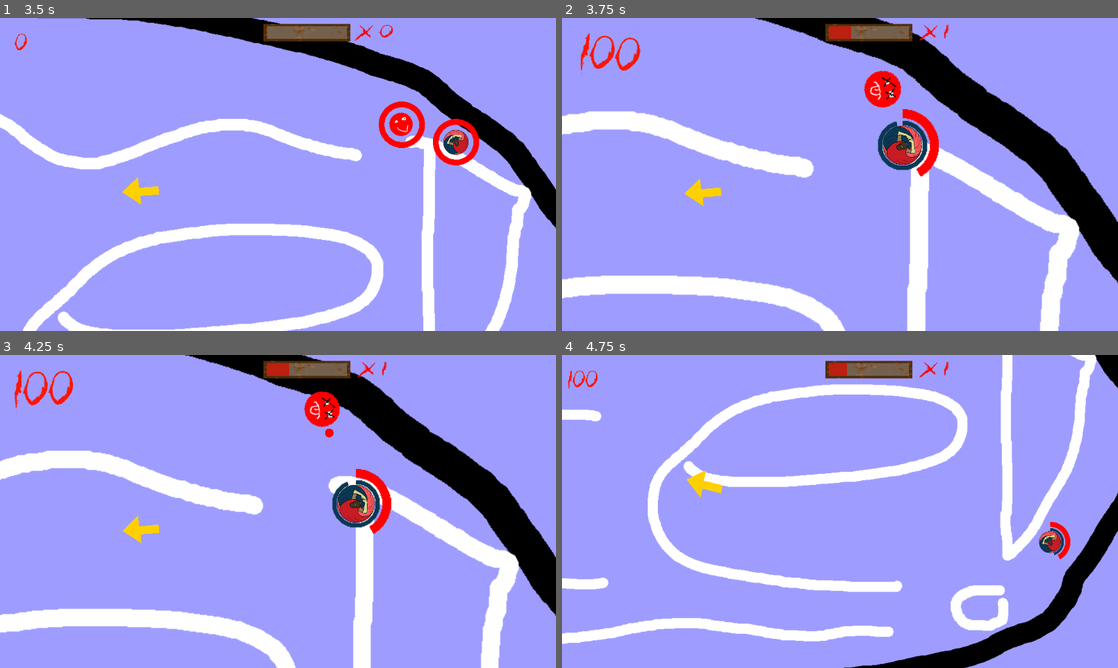
Above: before the commit, frames 1-4 (two rows, left to right).
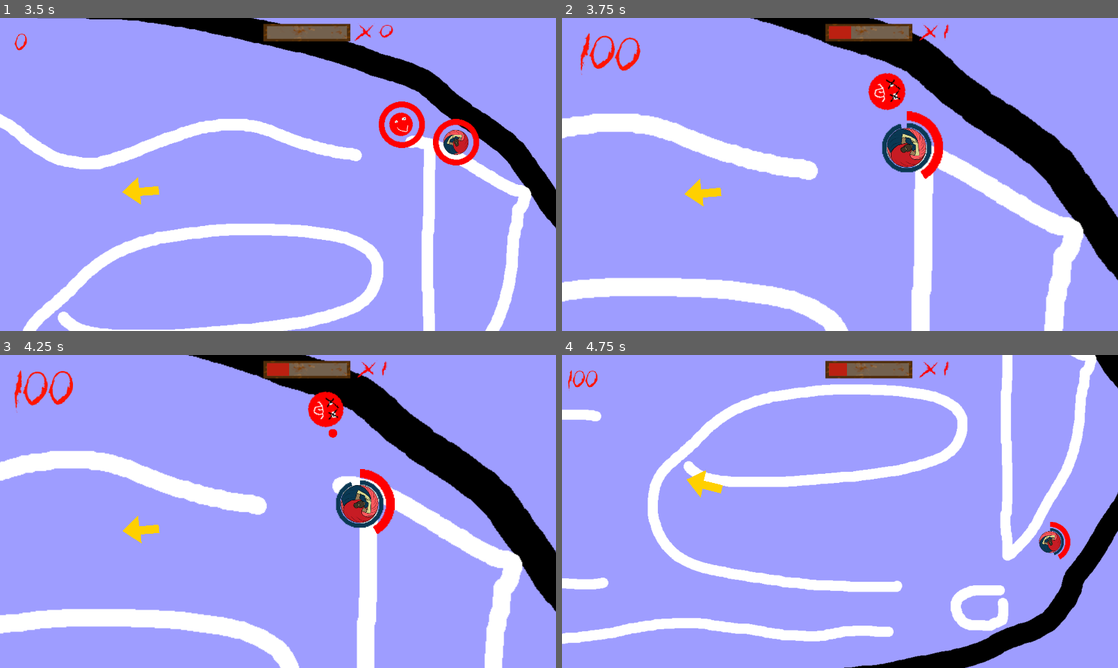
Above: after the commit, the same moments.

Repository: Junber/LD-47
Game: Godot game, scene res://Scenes/Root.tscn
The game is run twice, just before and just after one commit, with the same random seed, the same clock (stepped at 60 frames per second) and the same inputs. Sound files missing from this copy of the repository are replaced by a short silence.
Inputs (mouse positions are in pixels of both pictures, inside the frame that each line leads up to):
- Up to frame 1 (3.5 s): move the mouse to (400, 158) at 0.52 s; hold D (move_right) 0.53-1.28 s; tap Space (boost) every 0.75 s from 0.6 to 2.85 s; click (400, 158) at 0.67 s; move the mouse to (166, 190) at 1.27 s; hold S (move_down) 1.28-2.03 s; move the mouse to (333, 105) at 2.02 s; hold D (move_right) 2.03-2.78 s; move the mouse to (250, 237) at 2.77 s; hold W (move_up) from 2.78 s (still down); click (250, 237) at 2.92 s
- Up to frame 2 (3.75 s): move the mouse to (1006, 221) at 3.52 s; release W (move_up) at 3.53 s; hold A (move_left) from 3.53 s (still down); tap Space (boost) at 3.6 s
- Up to frame 3 (4.25 s): keep holding A (move_left)
- Up to frame 4 (4.75 s): keep holding A (move_left); move the mouse to (673, 464) at 4.27 s; tap Space (boost) at 4.35 s

Frame 1 is identical in both runs. In frame 2, 5.5% of the frame differs, in the area x 0-100%, y 0-100%; in frame 3, 5.0%; in frame 4, nothing differs.

Commit message:
copypaste screenshaker

Diff:
--- a/Scenes/Player.tscn
+++ b/Scenes/Player.tscn
@@ -7,6 +7,7 @@
 [ext_resource path="res://Resources/Graphics/PlayerDead.png" type="Texture" id=5]
 [ext_resource path="res://Scripts/PlayerCamera.gd" type="Script" id=6]
 [ext_resource path="res://Resources/Graphics/ActiveShieldENGAGED.png" type="Texture" id=7]
+[ext_resource path="res://Scripts/Screenshaker.gd" type="Script" id=8]
 
 [node name="Player" instance=ExtResource( 3 )]
 scale = Vector2( 2, 2 )
@@ -72,5 +73,13 @@
 "_editor_description_": ""
 }
 
-[node name="ScreenshakeTimer" type="Timer" parent="PlayerCamera" index="0"]
-wait_time = 0.1
+[node name="Screenshaker" type="Node" parent="PlayerCamera" index="0"]
+script = ExtResource( 8 )
+
+[node name="ShakeTween" type="Tween" parent="PlayerCamera/Screenshaker" index="0"]
+
+[node name="Frequency" type="Timer" parent="PlayerCamera/Screenshaker" index="1"]
+
+[node name="Duration" type="Timer" parent="PlayerCamera/Screenshaker" index="2"]
+[connection signal="timeout" from="PlayerCamera/Screenshaker/Frequency" to="PlayerCamera/Screenshaker" method="_on_Frequency_timeout"]
+[connection signal="timeout" from="PlayerCamera/Screenshaker/Duration" to="PlayerCamera/Screenshaker" method="_on_Duration_timeout"]
--- a/Scripts/Player.gd
+++ b/Scripts/Player.gd
@@ -21,6 +21,11 @@
 var bulletScene = load("res://Scenes/Bullet.tscn")
 
 var bulletsLeft = 0
+
+func changeHealth(amount):
+	if amount < 0:
+		$PlayerCamera.startScreenshake()
+	.changeHealth(amount)
 
 func kill():
 	if !dead:
@@ -47,7 +52,6 @@
 
 func enemyDied():
 	$PlayerCamera.zoom = $PlayerCamera.zoom * 0.6
-	#$PlayerCamera.startScreenshake()
 
 func getSpecialDirection():
 	var direction = getDirection()
--- a/Scripts/PlayerCamera.gd
+++ b/Scripts/PlayerCamera.gd
@@ -3,9 +3,4 @@
 export var screenshakyness = 100
 
 func startScreenshake():
-	$ScreenshakeTimer.start()
-
-func _process(_delta):
-	if !$ScreenshakeTimer.is_stopped():
-		position += Vector2(rand_range(-screenshakyness, screenshakyness),
-							rand_range(-screenshakyness, screenshakyness))
+	$Screenshaker.start()
--- /dev/null
+++ b/Scripts/Screenshaker.gd
@@ -0,0 +1,35 @@
+extends Node
+
+const TRANS = Tween.TRANS_SINE
+const EASE = Tween.EASE_IN_OUT
+
+var amplitude = 0
+
+onready var camera = get_parent()
+
+func start(duration = 0.2, frequency = 15, amplitude = 10):
+	self.amplitude = amplitude
+	$Duration.wait_time = duration
+	$Frequency.wait_time = 1 / float(frequency)
+	$Duration.start()
+	$Frequency.start()
+
+	_new_shake()
+
+func _new_shake():
+	var randomOffset = Vector2(rand_range(amplitude, -amplitude),
+								 rand_range(amplitude, -amplitude))
+	$ShakeTween.interpolate_property(camera, "offset", camera.offset, randomOffset, $Frequency.wait_time, TRANS, EASE)
+	$ShakeTween.start()
+
+func _reset():
+	$ShakeTween.interpolate_property(camera, "offset", camera.offset, Vector2(), $Frequency.wait_time, TRANS, EASE)
+	$ShakeTween.start()
+
+func _on_Frequency_timeout():
+	_new_shake()
+
+
+func _on_Duration_timeout():
+	_reset()
+	$Frequency.stop()
Not shown: 1 places in Scenes/Player.tscn that only renumber resources
